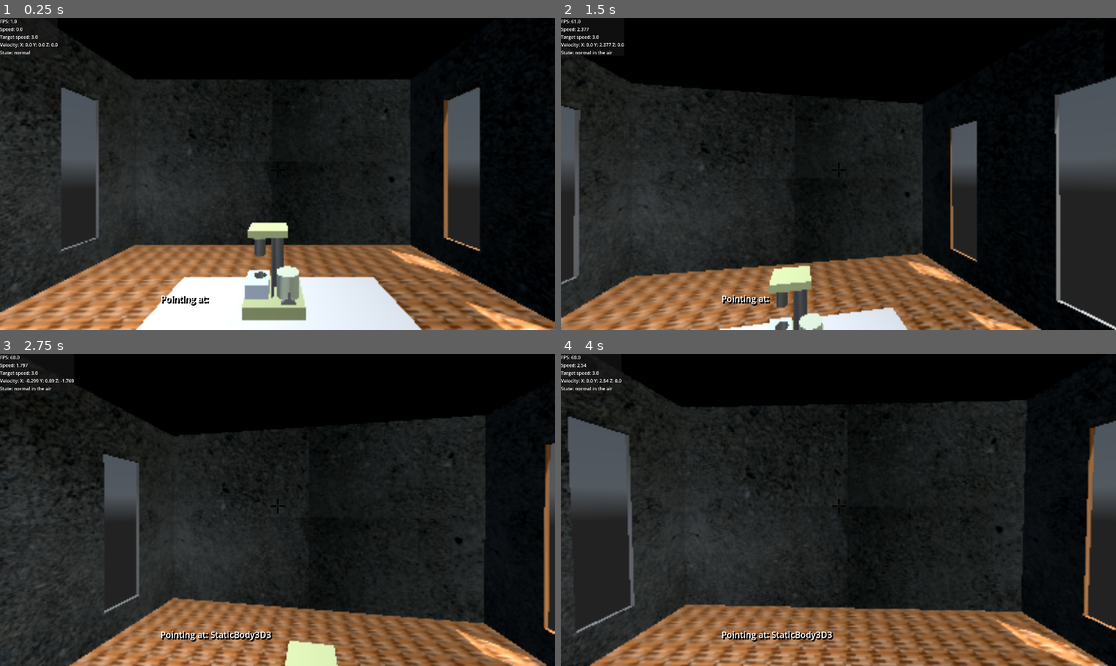
Above: before the commit, frames 1-4 (two rows, left to right).
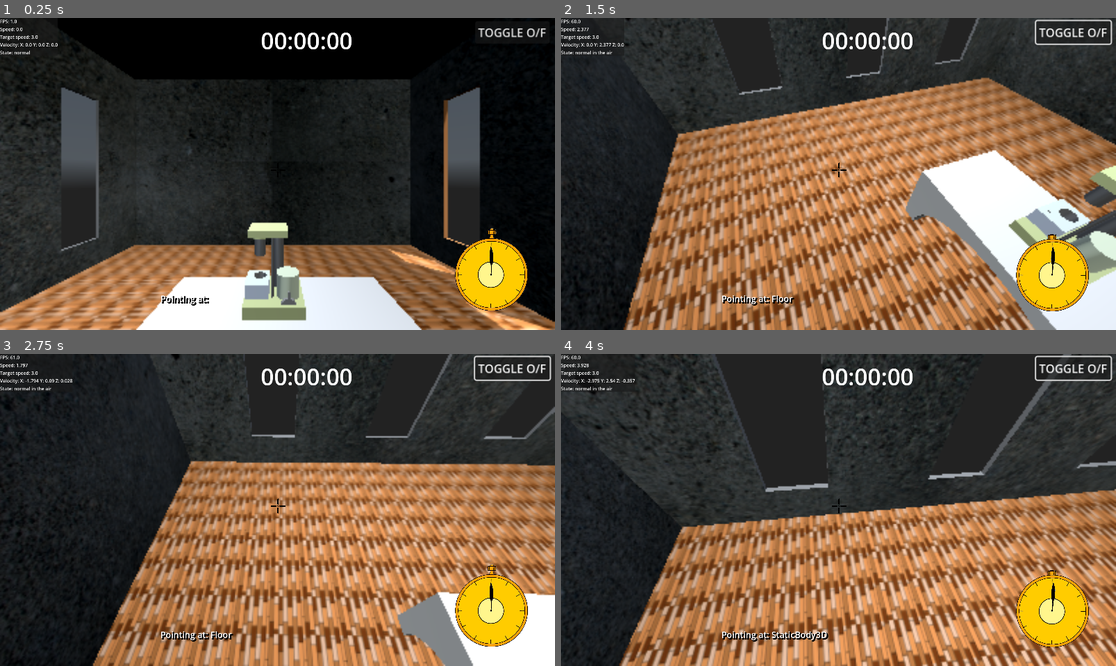
Above: after the commit, the same moments.

Repository: meyerAurelius/grant-proposal
Game: Godot game, scene res://main.tscn
The game is run twice, just before and just after one commit, with the same random seed, the same clock (stepped at 60 frames per second) and the same inputs. A sky picture missing from this copy of the repository is replaced by a grey-blue gradient.
Inputs (mouse positions are in pixels of both pictures, inside the frame that each line leads up to):
- Up to frame 1 (0.25 s): no input
- Up to frame 2 (1.5 s): click (1071, 33) at 0.5 s, where only the run after the commit has a clickable "TOGGLE O/F"; tap Enter (ui_accept) at 1.25 s; move the mouse to (866, 174) at 1.27 s; hold W (key_up) from 1.28 s (still down); tap P (toggle_stopwatch, bound only after the commit) at 1.35 s; click (866, 174) at 1.42 s
- Up to frame 3 (2.75 s): keep holding W (key_up); tap Enter (ui_accept) at 1.52, 2.27 s; move the mouse to (249, 510) at 2.02 s; tap Shift (crouch) at 2.1 s; click (249, 510) at 2.17 s; tap P (toggle_stopwatch, bound only after the commit) at 2.3 s
- Up to frame 4 (4 s): keep holding W (key_up); move the mouse to (849, 503) at 2.77 s; tap Q (look_left) at 2.85 s; click (849, 503) at 2.92 s; tap P (toggle_stopwatch, bound only after the commit) at 3.05, 3.8 s; move the mouse to (832, 516) at 3.52 s; tap E (look_right) at 3.6 s; click (832, 516) at 3.67 s; tap Enter (ui_accept) at 3.77 s

The runs differ from the first frame. In frame 1, 2.9% of the frame differs, in the area x 47-99%, y 3-94%; in frame 2, 85%, in the area x 0-100%, y 0-100%; in frame 3, 75%; in frame 4, 68%.

Commit message:
I added the ui for a stopwatch with a toggle, the key bind would be p. added a clock on the bottom to show that the start watch is on or off. Animation is glitchy because I didn't spend any time on it.

Diff:
--- /dev/null
+++ b/virtual-lab/StopWatch/UserInterface.tscn
@@ -0,0 +1,156 @@
+[gd_scene load_steps=9 format=3 uid="uid://d3shjhhbuhbt5"]
+
+[ext_resource type="Script" uid="uid://61qjofa6ui3y" path="res://StopWatch/stopWatchScript.gd" id="1_35kn5"]
+[ext_resource type="Texture2D" uid="uid://bh2adnl7wi5mk" path="res://StopWatch/Clock.png" id="2_yubq0"]
+[ext_resource type="Texture2D" uid="uid://20k3486a6ss6" path="res://StopWatch/Clock Pressed.png" id="3_ixs7t"]
+[ext_resource type="Texture2D" uid="uid://b8k8b25m8fsx8" path="res://StopWatch/moving ting.png" id="4_0ayub"]
+
+[sub_resource type="Animation" id="Animation_ya7af"]
+resource_name = "pressClock"
+length = 0.1
+tracks/0/type = "value"
+tracks/0/imported = false
+tracks/0/enabled = true
+tracks/0/path = NodePath("Clock:visible")
+tracks/0/interp = 1
+tracks/0/loop_wrap = true
+tracks/0/keys = {
+"times": PackedFloat32Array(0),
+"transitions": PackedFloat32Array(1),
+"update": 1,
+"values": [false]
+}
+tracks/1/type = "value"
+tracks/1/imported = false
+tracks/1/enabled = true
+tracks/1/path = NodePath("ClockPressed:visible")
+tracks/1/interp = 1
+tracks/1/loop_wrap = true
+tracks/1/keys = {
+"times": PackedFloat32Array(0),
+"transitions": PackedFloat32Array(1),
+"update": 1,
+"values": [true]
+}
+
+[sub_resource type="Animation" id="Animation_l8a55"]
+length = 0.001
+tracks/0/type = "value"
+tracks/0/imported = false
+tracks/0/enabled = true
+tracks/0/path = NodePath("Clock:visible")
+tracks/0/interp = 1
+tracks/0/loop_wrap = true
+tracks/0/keys = {
+"times": PackedFloat32Array(0),
+"transitions": PackedFloat32Array(1),
+"update": 1,
+"values": [true]
+}
+tracks/1/type = "value"
+tracks/1/imported = false
+tracks/1/enabled = true
+tracks/1/path = NodePath("ClockPressed:visible")
+tracks/1/interp = 1
+tracks/1/loop_wrap = true
+tracks/1/keys = {
+"times": PackedFloat32Array(0),
+"transitions": PackedFloat32Array(1),
+"update": 1,
+"values": [false]
+}
+tracks/2/type = "value"
+tracks/2/imported = false
+tracks/2/enabled = true
+tracks/2/path = NodePath("MovingTing:rotation")
+tracks/2/interp = 1
+tracks/2/loop_wrap = true
+tracks/2/keys = {
+"times": PackedFloat32Array(0),
+"transitions": PackedFloat32Array(1),
+"update": 0,
+"values": [0.0]
+}
+
+[sub_resource type="Animation" id="Animation_vbwo5"]
+resource_name = "rotatehand"
+length = 12.0
+loop_mode = 1
+tracks/0/type = "value"
+tracks/0/imported = false
+tracks/0/enabled = true
+tracks/0/path = NodePath("MovingTing:rotation")
+tracks/0/interp = 1
+tracks/0/loop_wrap = true
+tracks/0/keys = {
+"times": PackedFloat32Array(0.03333336, 1, 2, 3, 4, 5, 6, 7, 8, 9, 10, 11, 12),
+"transitions": PackedFloat32Array(1, 1, 1, 1, 1, 1, 1, 1, 1, 1, 1, 1, 1),
+"update": 0,
+"values": [0.0, 0.5235987755982988, 1.0471975511965976, 1.5707963267948966, 2.0943951023931953, 2.6179938779914944, 3.141592653589793, 3.6651914291880923, 4.1887902047863905, 4.71238898038469, 5.235987755982989, 6.265732014659643, 0.0]
+}
+
+[sub_resource type="AnimationLibrary" id="AnimationLibrary_vmnjc"]
+_data = {
+&"RESET": SubResource("Animation_l8a55"),
+&"pressClock": SubResource("Animation_ya7af"),
+&"rotatehand": SubResource("Animation_vbwo5")
+}
+
+[node name="Control" type="Control"]
+layout_mode = 3
+anchors_preset = 15
+anchor_right = 1.0
+anchor_bottom = 1.0
+grow_horizontal = 2
+grow_vertical = 2
+script = ExtResource("1_35kn5")
+
+[node name="Label" type="Label" parent="."]
+layout_mode = 0
+offset_left = 902.0
+offset_top = 22.0
+offset_right = 1107.0
+offset_bottom = 132.0
+theme_override_font_sizes/font_size = 80
+text = "00:00:00"
+
+[node name="TOGGLE" type="Button" parent="."]
+layout_mode = 1
+anchors_preset = -1
+anchor_right = 0.008
+anchor_bottom = 0.032
+offset_left = 1644.0
+offset_top = 11.0
+offset_right = 1731.64
+offset_bottom = 7.4399986
+scale = Vector2(2.5, 2.5)
+text = "TOGGLE O/F"
+
+[node name="Clock" type="Sprite2D" parent="."]
+position = Vector2(1699, 866)
+scale = Vector2(0.4, 0.4)
+texture = ExtResource("2_yubq0")
+
+[node name="ClockPressed" type="Sprite2D" parent="."]
+visible = false
+position = Vector2(1699, 868)
+scale = Vector2(0.4, 0.4)
+texture = ExtResource("3_ixs7t")
+
+[node name="MovingTing" type="Sprite2D" parent="."]
+position = Vector2(1699, 888)
+scale = Vector2(0.4, 0.4)
+texture = ExtResource("4_0ayub")
+offset = Vector2(0.8, -65)
+
+[node name="AnimationPlayer" type="AnimationPlayer" parent="."]
+libraries = {
+&"": SubResource("AnimationLibrary_vmnjc")
+}
+
+[node name="Rotate" type="AnimationPlayer" parent="."]
+libraries = {
+&"": SubResource("AnimationLibrary_vmnjc")
+}
+
+[connection signal="pressed" from="TOGGLE" to="." method="_on_toggle_pressed"]
--- /dev/null
+++ b/virtual-lab/StopWatch/stopWatchScript.gd
@@ -0,0 +1,50 @@
+extends Control
+var on = false
+var time = 0
+@onready var label = $Label
+@onready var animationP =  $AnimationPlayer
+@onready var animationP2 = $Rotate
+
+# Called when the node enters the scene tree for the first time.
+func _ready() -> void:
+	pass # Replace with function body.
+
+
+# Called every frame. 'delta' is the elapsed time since the previous frame.
+func _process(delta: float) -> void:
+	if (Input.is_action_just_pressed("toggle_stopwatch")):
+		if (on):
+			stop()
+		else:
+			start()
+	if on:
+		get_time()
+
+
+func get_time():
+	var current_time = Time.get_unix_time_from_system()
+	var elapsed = int(current_time - time)
+	var seconds = elapsed % 60
+	var hours = elapsed / 3600
+	var minutes = (elapsed - (hours*3600)) / 60
+	var elapsed_time = "%02d:%02d:%02d" % [hours, minutes, seconds]
+	label.text = elapsed_time
+
+func start():
+	time = Time.get_unix_time_from_system()
+	animationP2.play("rotatehand")
+	animationP.play("pressClock")
+	on = true
+
+
+func stop():
+	animationP.play("RESET")
+	animationP2.play("RESET")
+	on = false
+
+
+func _on_toggle_pressed() -> void:
+	if (on):
+		stop()
+	else:
+		start()
--- a/virtual-lab/main.tscn
+++ b/virtual-lab/main.tscn
@@ -6,6 +6,7 @@
 [ext_resource type="VoxelGIData" uid="uid://bonprwnij6yht" path="res://main.VoxelGI_data.res" id="4_1bvp3"]
 [ext_resource type="Texture2D" uid="uid://c3tjovnm7bk5j" path="res://Textures/concrete-917.jpg" id="5_lquwl"]
 [ext_resource type="PackedScene" uid="uid://5kl1tktw2ngd" path="res://player/player.tscn" id="6_7mycd"]
+[ext_resource type="PackedScene" uid="uid://d3shjhhbuhbt5" path="res://StopWatch/UserInterface.tscn" id="7_272bh"]
 
 [sub_resource type="StandardMaterial3D" id="StandardMaterial3D_ig7tw"]
 albedo_color = Color(0.874737, 0.874737, 0.874737, 1)
@@ -307,3 +308,6 @@
 
 [node name="Player" parent="." instance=ExtResource("6_7mycd")]
 transform = Transform3D(0.99999994, 0, 0, 0, 1, 0, 0, 0, 0.99999994, 0.18179867, 0, 3.492507)
+
+[node name="Control" parent="." instance=ExtResource("7_272bh")]
+mouse_filter = 2
--- a/virtual-lab/project.godot
+++ b/virtual-lab/project.godot
@@ -64,6 +64,11 @@
 "events": [Object(InputEventKey,"resource_local_to_scene":false,"resource_name":"","device":-1,"window_id":0,"alt_press …(195 unchanged characters)…
 ]
 }
+toggle_stopwatch={
+"deadzone": 0.2,
+"events": [Object(InputEventKey,"resource_local_to_scene":false,"resource_name":"","device":0,"window_id":0,"alt_pressed":false,"shift_pressed":false,"ctrl_pressed":false,"meta_pressed":false,"pressed":false,"keycode":0,"physical_keycode":80,"key_label":0,"unicode":0,"location":0,"echo":false,"script":null)
+]
+}
 
 [rendering]
 
Binary file added: virtual-lab/StopWatch/Clock Pressed.png
Not shown, added: virtual-lab/StopWatch/Clock Pressed.png.import
Binary file added: virtual-lab/StopWatch/Clock.png
Not shown, added: virtual-lab/StopWatch/Clock.png.import
Binary file added: virtual-lab/StopWatch/moving ting.png
Not shown, added: virtual-lab/StopWatch/moving ting.png.import
Not shown, added: virtual-lab/StopWatch/stopWatchScript.gd.uid
Not shown: 1 places in virtual-lab/main.tscn that only renumber resources
